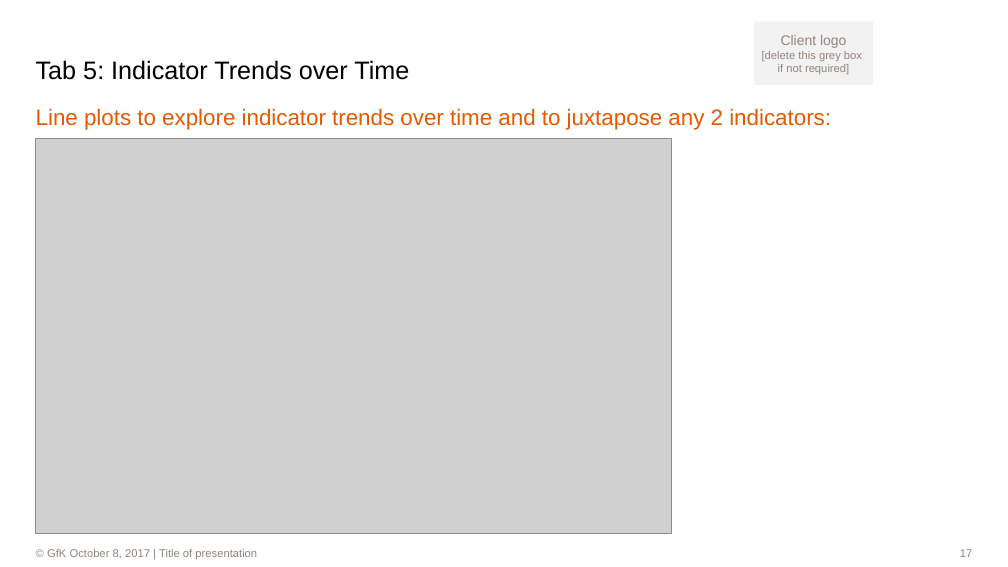
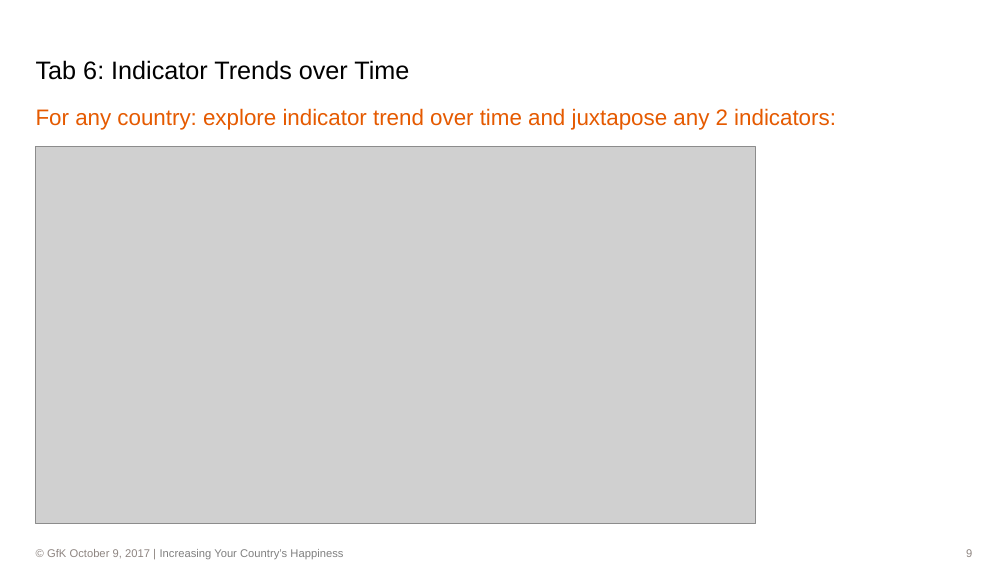
Before and after one commit to dl7631/Predict_World_Happiness, a slide deck: slide 9 of World Happiness.pptx (slide 17 before the commit). Drawn at 1008x567 pixels with LibreOffice and Linux fonts; fonts in the diff are those of the drawing; grey boxes stand for pictures; background and template pictures are left out. Boxes give left, top, right and bottom in pixels: in the first picture for what was removed or moved away, otherwise in the second. Text is boxed around its words. In the diff, an @@ line names an element or a change of style, - is before the commit and + after.

Commit message:
On Monday, October 9

```diff
--- a/World Happiness.pptx
+++ b/World Happiness.pptx
@@ rectangle removed at (x1=754, y1=21, x2=873, y2=85) @@
-Client logo
-[delete this grey box
-if not required]
@@ title at (x1=36, y1=60, x2=409, y2=80): text changed @@
-Tab 5: Indicator Trends over Time
+Tab 6: Indicator Trends over Time
@@ text at (x1=36, y1=108, x2=836, y2=130): text changed @@
-Line plots to explore indicator trends over time and to juxtapose any 2 indicators:
+For any country: explore indicator trend over time and juxtapose any 2 indicators:
@@ picture resized from (x1=35, y1=138, x2=671, y2=533) to (x1=35, y1=147, x2=756, y2=524) @@
@@ text at (x1=47, y1=549, x2=343, y2=559): text changed; text colour #8E8581 to #808080 @@
-                © GfK October 8, 2017 | Title of presentation
+                © GfK October 9, 2017 | Increasing Your Country’s Happiness
@@ page number at (x1=966, y1=549, x2=972, y2=557): text changed @@
-17
+9
```
Also in this commit, not shown: 20 other slides changed, 3 slides added, 14 slides removed, 5 other files.
